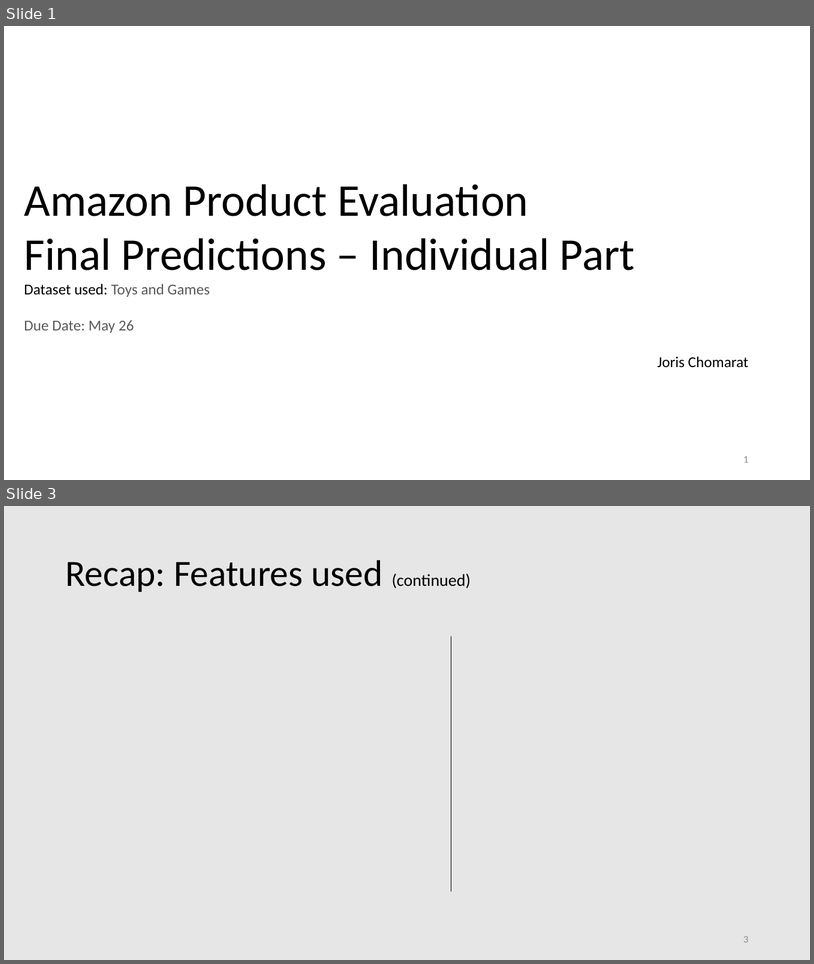
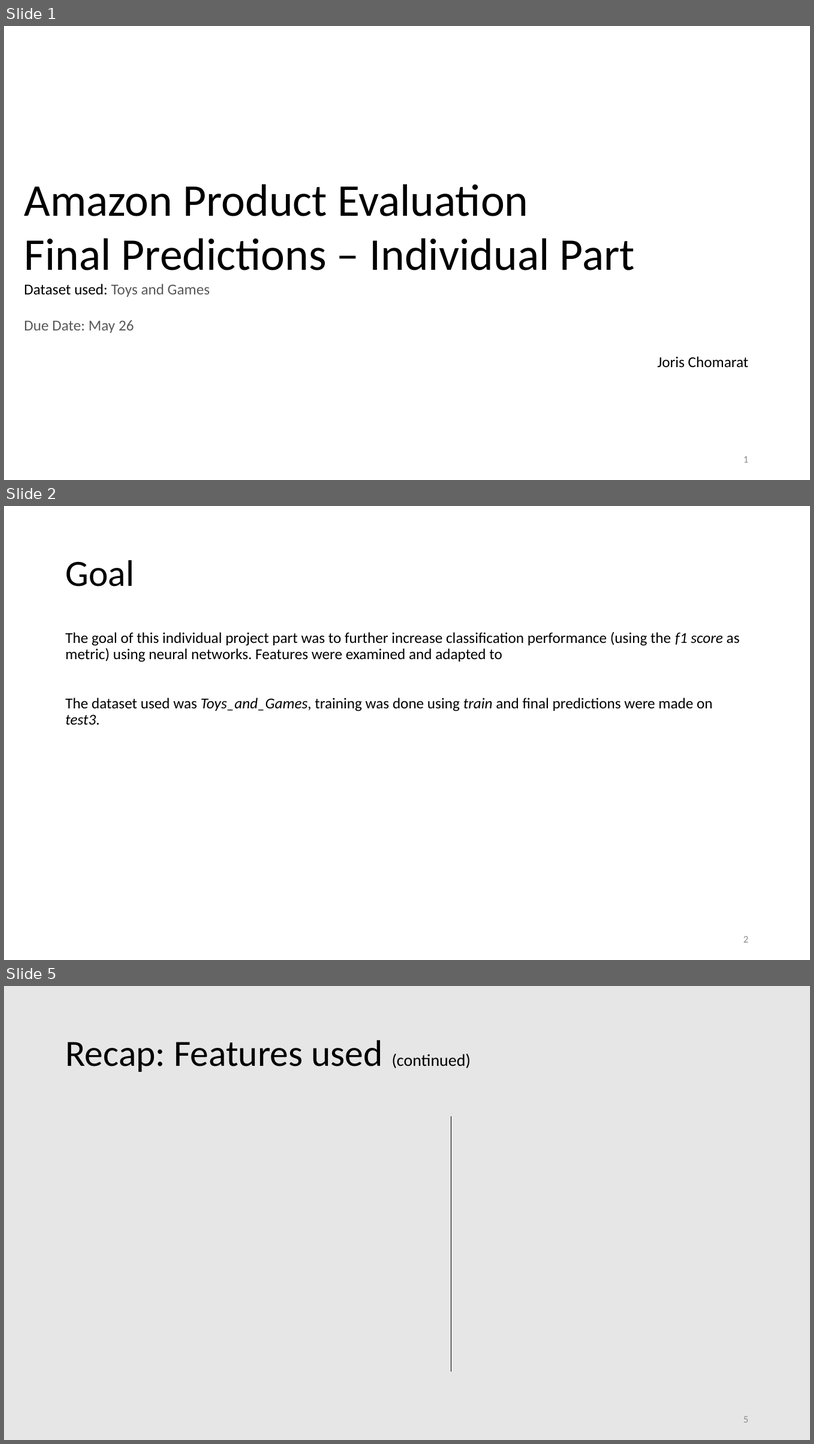
Before and after one commit to sirojc/cs349-amazon-product-evaluation-cnn, a slide deck: slides/presentation_JC.pptx. Shown one above the other, each under a label of ours: slides 1 and 3 before the commit, slides 1, 2 and 5 after it; the slides between them are not shown. The pictures are 814x964 and 814x1444 pixels, drawn with LibreOffice and Linux fonts; fonts in the diff are those of the drawing; grey boxes stand for pictures. Boxes give left, top, right and bottom in pixels: in the first picture for what was removed or moved away, otherwise in the second. Text is boxed around its words. In the diff, an @@ line names an element or a change of style, - is before the commit and + after.

```diff
--- a/slides/presentation_JC.pptx
+++ b/slides/presentation_JC.pptx
@@ slide 2 added at (4,506,810,960), background #FFFFFF @@
@@ title added at (65,560,134,586), 44 pt, text #000000 @@
+Goal
@@ text added at (65,632,740,725), 18 pt, text #000000 @@
+The goal of this individual project part was to further increase classification performance (using the f1 score as metric) using neural networks. Features were examined and adapted to
+The dataset used was Toys_and_Games, training was done using train and final predictions were made on test3.
@@ page number added at (744,936,749,942), 12 pt, text #8C8C8C @@
+2
@@ what was slide 3 is now slide 5 @@
@@ page number at (744,1416,749,1422): text changed @@
-3
+5
```
Also in this commit, not shown: 5 slides changed, 1 other slide added, 5 other files.
